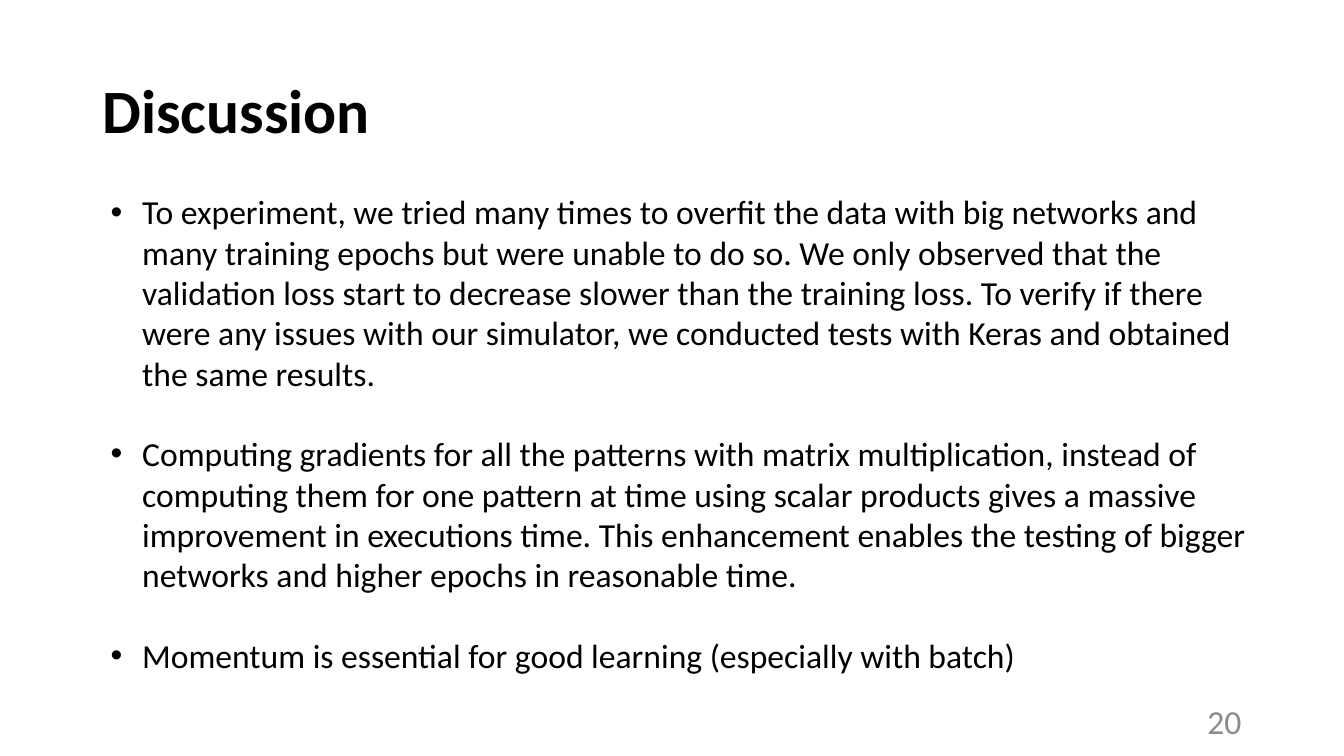
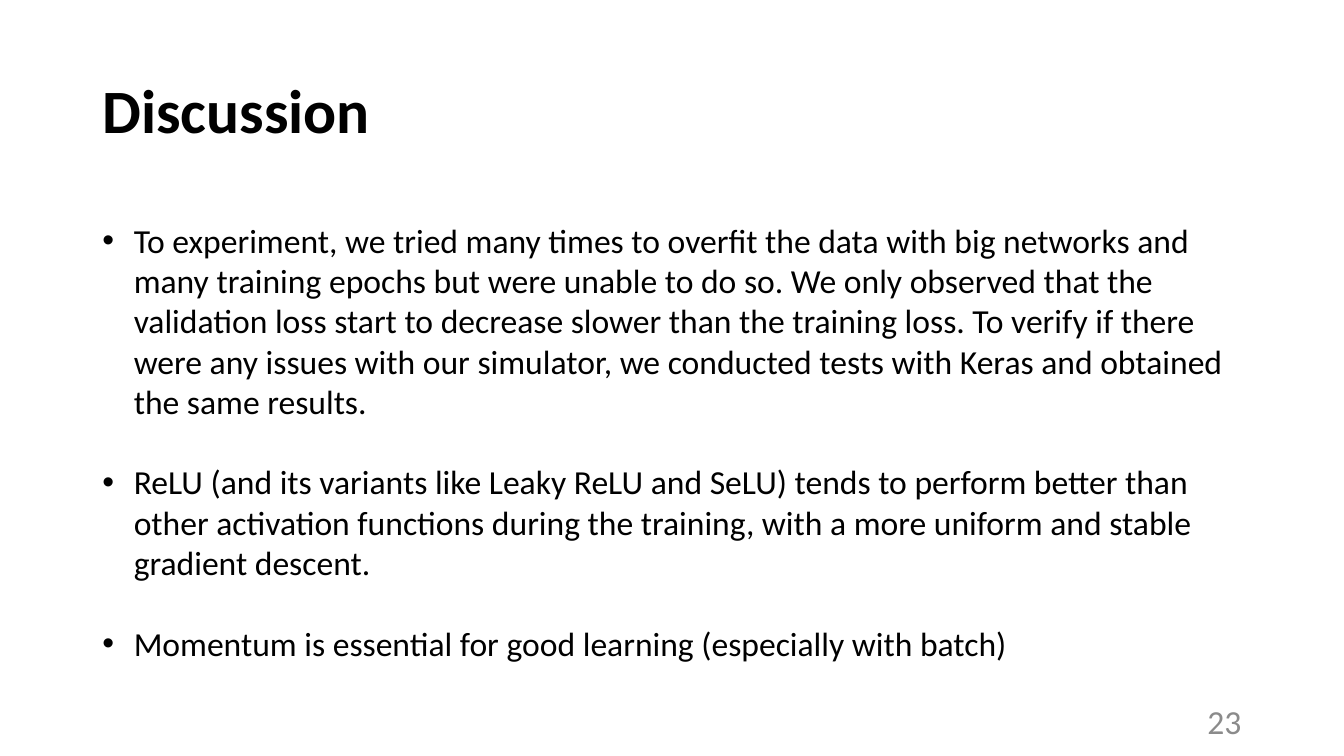
Before and after one commit to tommasoDR/NN-Implementation, a slide deck: slide 23 of Report.pptx (slide 20 before the commit). Drawn at 1344x756 pixels with LibreOffice and Linux fonts; fonts in the diff are those of the drawing. Boxes give left, top, right and bottom in pixels: in the first picture for what was removed or moved away, otherwise in the second. Text is boxed around its words. In the diff, an @@ line names an element or a change of style, - is before the commit and + after.

```diff
--- a/Report.pptx
+++ b/Report.pptx
@@ text "To experiment, we tried many ...": place and size @@
-text "To experiment, we tried many ..." at [142, 200, 1245, 674]
+text "To experiment, we tried many ..." at [134, 229, 1222, 662]
@@ text at [134, 469, 1191, 581]: text changed @@
-• Computing gradients for all the patterns with matrix multiplication, instead of computing them for one pattern at time using scalar products gives a massive improvement in executions time. This enhancement enables the testing of bigger networks and higher epochs in reasonable time.
+• ReLU (and its variants like Leaky ReLU and SeLU) tends to perform better than other activation functions during the training, with a more uniform and stable gradient descent.
@@ page number at [1207, 712, 1241, 734]: text changed @@
-20
+23
```
Also in this commit, not shown: 11 other slides changed, 3 slides added, 4 other files.
